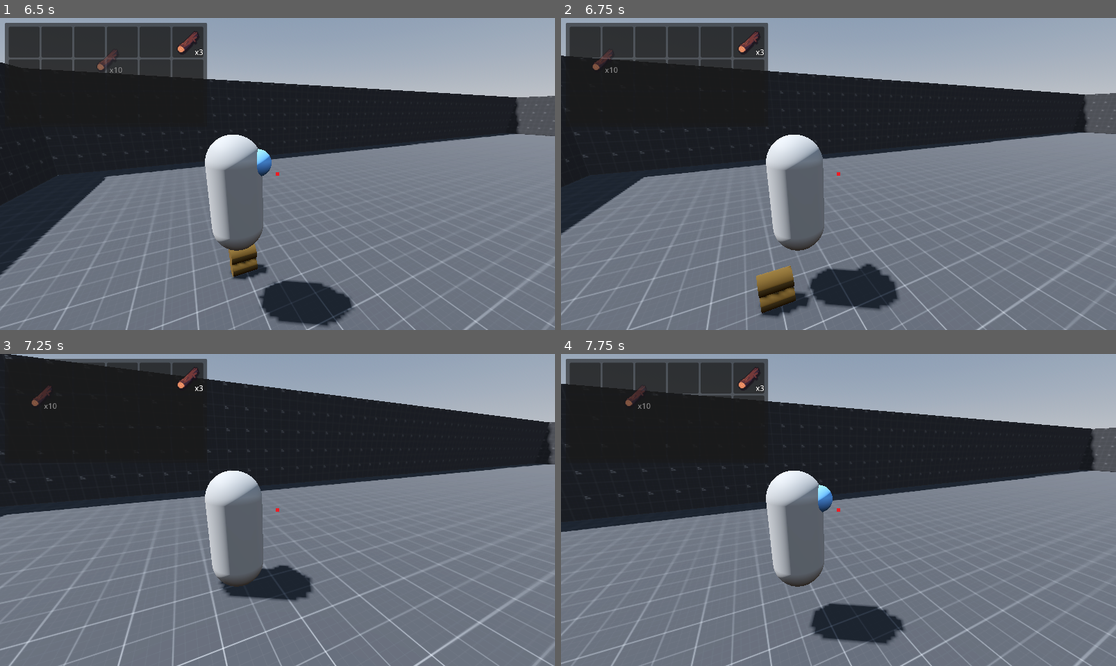
Above: before the commit, frames 1-4 (two rows, left to right).
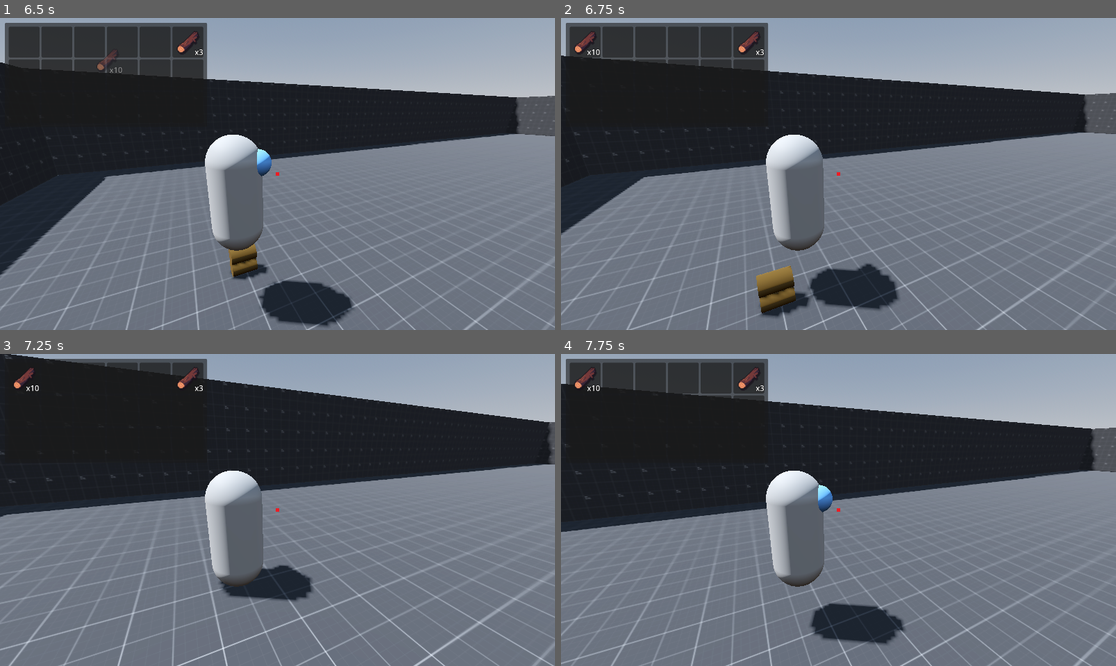
Above: after the commit, the same moments.

Repository: Zokerus/Tamera-Prototype
Game: Godot game, scene res://main.tscn
Two runs of this game, one before a commit and one after it. Both use one fixed random seed, a clock stepped at 60 frames per second and the inputs below.
Inputs (mouse positions are in pixels of both pictures, inside the frame that each line leads up to):
- Up to frame 1 (6.5 s): tap Enter (ui_accept) at 0.5, 0.77, 1.52, 3.02, 3.77, 4.52, 6.02 s; move the mouse to (305, 174) at 0.52 s; hold E (Interact) 0.53-1.28 s; hold W (Forward) 0.53-4.28 s; click (305, 174) at 0.67 s; move the mouse to (249, 174) at 1.27 s; tap E (Interact) every 1.5 s from 1.35 to 5.85 s; click (249, 174) at 1.42 s; move the mouse to (288, 167) at 2.02 s; hold E (Interact) 2.03-2.78 s; click (288, 167) at 2.17 s; move the mouse to (271, 180) at 2.77 s; click (271, 180) at 2.92 s; move the mouse to (316, 177) at 3.52 s; hold E (Interact) 3.53-4.28 s; click (316, 177) at 3.67 s; tap Tab (Inventory) at 4.15 s; move the mouse to (22, 42) at 4.27 s; hold A (Left) 4.28-5.03 s; click (22, 42) at 4.42 s; move the mouse to (55, 42) at 5.02 s; hold S (Backward) 5.03-5.78 s; hold E (Interact) 5.03-5.78 s; click (55, 42) at 5.17 s; move the mouse to (88, 42) at 5.77 s; hold D (Right) from 5.78 s (still down); click (88, 42) at 5.92 s
- Up to frame 2 (6.75 s): move the mouse to (583, 42) at 6.52 s; release D (Right) at 6.53 s; hold W (Forward) from 6.53 s (still down); hold E (Interact) from 6.53 s (still down); click (583, 42) at 6.67 s
- Up to frame 3 (7.25 s): keep holding W (Forward); keep holding E (Interact); tap Enter (ui_accept) at 6.77 s
- Up to frame 4 (7.75 s): move the mouse to (616, 378) at 7.27 s; release W (Forward) at 7.28 s; release E (Interact) at 7.28 s; hold D (Right) from 7.28 s (still down); tap E (Interact) at 7.35 s; click (616, 378) at 7.42 s; tap Enter (ui_accept) at 7.52 s

Frame 1 is identical in both runs. In frame 2, 0.2% of the frame differs, in the area x 2-11%, y 4-18%; in frame 3, 0.2%; in frame 4, 0.2%.

Commit message:
drop or switch inventory slots

Diff:
--- a/GUI/InventoryInterface/inventory_interface.gd
+++ b/GUI/InventoryInterface/inventory_interface.gd
@@ -25,5 +25,7 @@
 func on_inventory_interact(inventory_data: InventoryData, index: int, button: int)-> void:
 	if grabbed_slot_data == null and button == MOUSE_BUTTON_LEFT:
 		grabbed_slot_data = inventory_data.grab_slot_data(index)
+	elif grabbed_slot_data != null and button == MOUSE_BUTTON_LEFT:
+		grabbed_slot_data = inventory_data.drop_slot_data(grabbed_slot_data, index)
 
 	set_grabbed_slot()
--- a/Systems/ItemSystem/Inventory/InventoryData.gd
+++ b/Systems/ItemSystem/Inventory/InventoryData.gd
@@ -18,3 +18,13 @@
 		return data
 	else:
 		return null
+
+func drop_slot_data(grabbed_data: SlotData, index: int)-> SlotData:
+	var data: SlotData = slot_data[index]
+	slot_data[index] = grabbed_data
+
+	inventory_updated.emit(self)
+	if data != null:
+		return data
+	else:
+		return null
--- a/Systems/ItemSystem/Inventory/slot.gd
+++ b/Systems/ItemSystem/Inventory/slot.gd
@@ -13,6 +13,8 @@
 	if data.quantity > 1:
 		lbl_quantity.text = "x%s" % [data.quantity]
 		lbl_quantity.show()
+	else:
+		lbl_quantity.hide()
 
 func _on_gui_input(event: InputEvent) -> void:
 	if event is InputEventMouseButton and (event.button_index == MOUSE_BUTTON_LEFT or event.button_index == MOUSE_BUTTON_RIGHT) and event.is_pressed():
